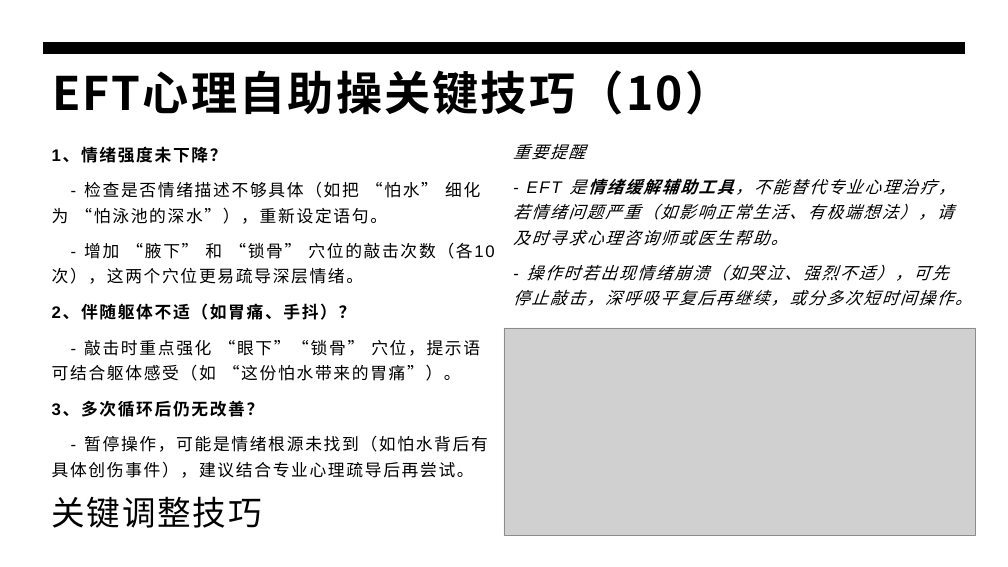
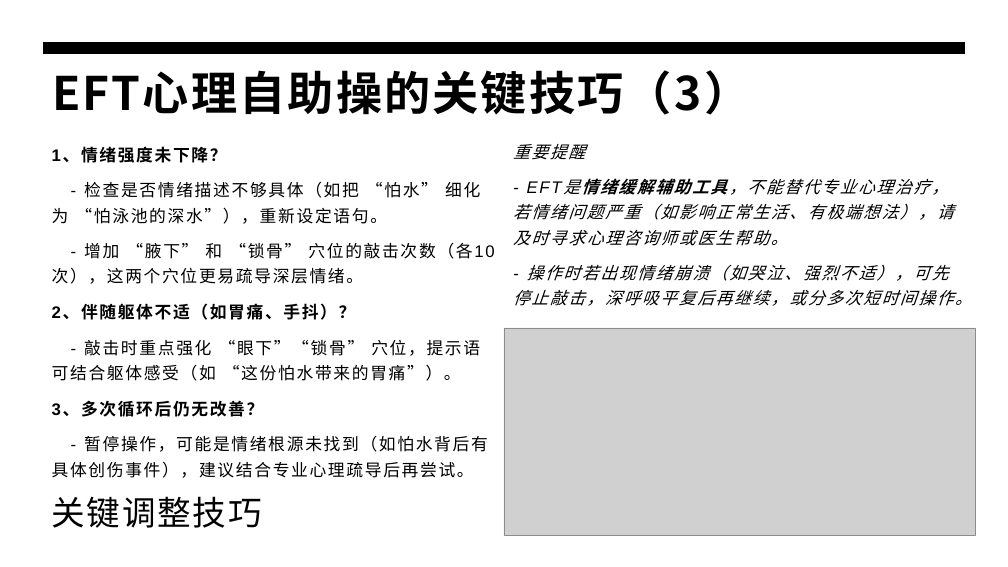
Before and after one commit to panxibei/writing, a slide deck: slide 35 of 44_心理学/28_浥尘伙伴社团原创：音乐治疗/PPT/浥尘伙伴社团原创：情绪释放疗法（EFT）心理训练.pptx (slide 34 before the commit). Drawn at 1008x567 pixels with LibreOffice and Linux fonts; fonts in the diff are those of the drawing; grey boxes stand for pictures. Boxes give left, top, right and bottom in pixels: in the first picture for what was removed or moved away, otherwise in the second. Text is boxed around its words. In the diff, an @@ line names an element or a change of style, - is before the commit and + after.

```diff
--- a/44_心理学/28_浥尘伙伴社团原创：音乐治疗/PPT/浥尘伙伴社团原创：情绪释放疗法（EFT）心理训练.pptx
+++ b/44_心理学/28_浥尘伙伴社团原创：音乐治疗/PPT/浥尘伙伴社团原创：情绪释放疗法（EFT）心理训练.pptx
@@ title at bbox=[52, 70, 750, 115]: text changed @@
-EFT心理自助操关键技巧（10）
+EFT心理自助操的关键技巧（3）
@@ text at bbox=[513, 179, 954, 246]: spaces changed @@
-- EFT 是情绪缓解辅助工具，不能替代专业心理治疗，若情绪问题严重（如影响正常生活、有极端想法），请及时寻求心理咨询师或医生帮助。
+- EFT是情绪缓解辅助工具，不能替代专业心理治疗，若情绪问题严重（如影响正常生活、有极端想法），请及时寻求心理咨询师或医生帮助。
```
Also in this commit, not shown: 23 other slides changed, 2 slides added.
